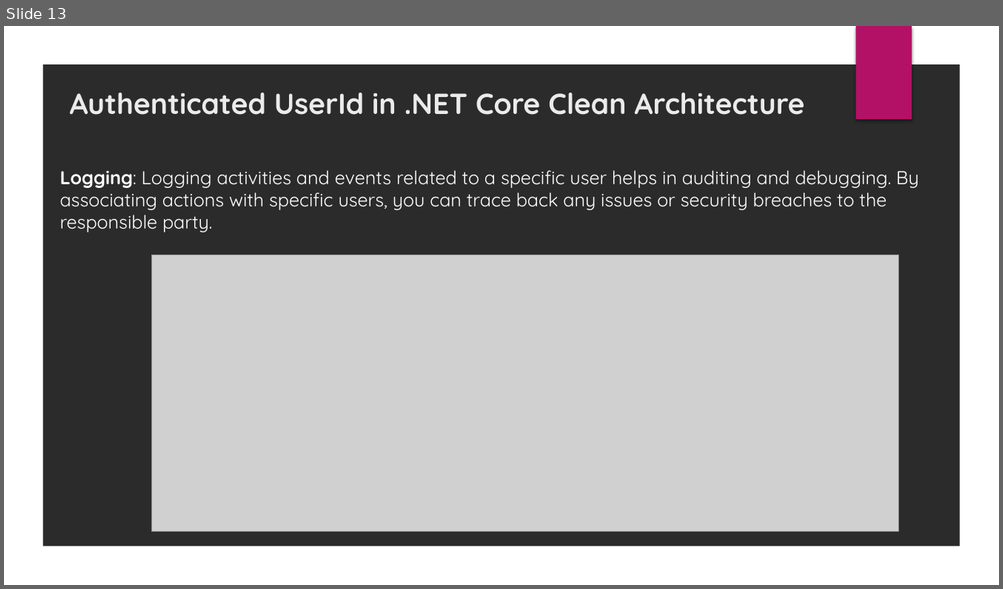
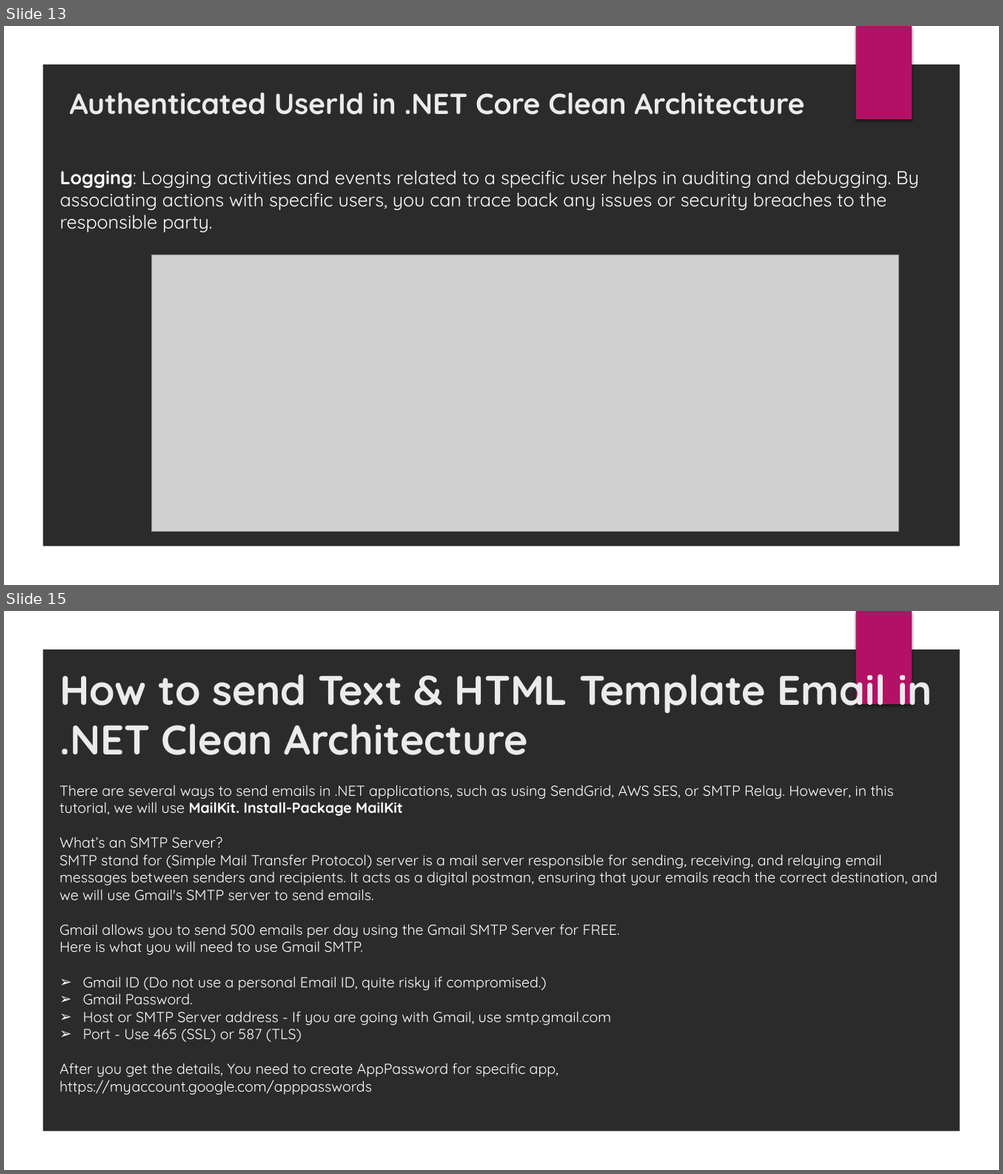
Before and after one commit to huzaifa21718/CleanArchitecture_DotNet6, a slide deck: Slides/NET 6 Clean Architecture.pptx. Shown one above the other, each under a label of ours: slide 13 before the commit, slides 13 and 15 after it; the slides between them are not shown. The pictures are 1003x589 and 1003x1174 pixels, drawn with LibreOffice and Linux fonts; fonts in the diff are those of the drawing; grey boxes stand for pictures; background and template pictures are left out; a plain dark background stands for a picture behind light text. Boxes give left, top, right and bottom in pixels: in the first picture for what was removed or moved away, otherwise in the second. Text is boxed around its words. In the diff, an @@ line names an element or a change of style, - is before the commit and + after.

Commit message:
update slide

```diff
--- a/Slides/NET 6 Clean Architecture.pptx
+++ b/Slides/NET 6 Clean Architecture.pptx
@@ slide 15 added at [4,611,999,1170], background picture (left out); not listed: 2 template elements that a slide beside it also shows @@
@@ title added at [60,663,932,755], 40 pt, text #EBEBEB, bold @@
+How to send Text & HTML Template Email in .NET Clean Architecture
@@ text added at [60,785,937,1095], 14 pt, text #FFFFFF @@
+There are several ways to send emails in .NET applications, such as using SendGrid, AWS SES, or SMTP Relay. However, in this tutorial, we will use MailKit. Install-Package MailKit
+What’s an SMTP Server?
+SMTP stand for (Simple Mail Transfer Protocol) server is a mail server responsible for sending, receiving, and relaying email messages between senders and recipients. It acts as a digital postman, ensuring that your emails reach the correct destination, and we will use Gmail's SMTP server to send emails.
+Gmail allows you to send 500 emails per day using the Gmail SMTP Server for FREE.
+Here is what you will need to use Gmail SMTP.
+➢ Gmail ID (Do not use a personal Email ID, quite risky if compromised.)
+➢ Gmail Password.
+➢ Host or SMTP Server address - If you are going with Gmail, use smtp.gmail.com
+➢ Port - Use 465 (SSL) or 587 (TLS)
+After you get the details, You need to create AppPassword for specific app,
+https://myaccount.google.com/apppasswords
```
Also in this commit, not shown: 1 other slide added, 1 other file.
